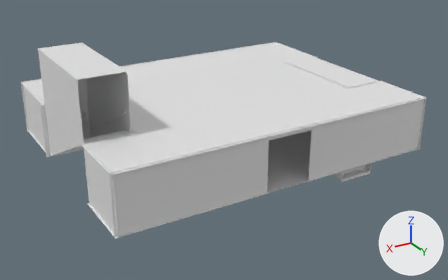
Before and after pictures for a commit that changed the glTF model client/public/assets/rooms/main-hall.gltf.
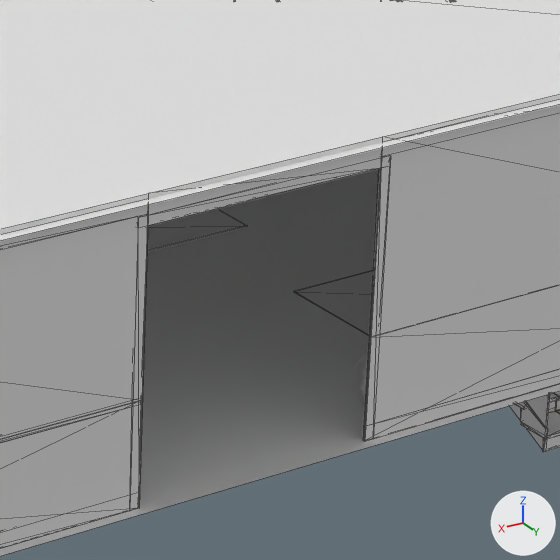
Each version is shown whole from a 50 mm lens placed at (16.57, 16.91, 14.02), pointed at (-0.06, -10.8, 0.16), then close up on the part from 54% to 77% of the width and 35% to 72% of the height. The axes (+X, +Y, +Z) are drawn at lower right. The lights are the same throughout. The last two pictures show the newer version. The close-ups show mesh edges as thin lines. Where no turn or scale is listed for an object, it has been applied to the vertices.

The first close-up shows 'arch_0_0', 'arch_0_1', 'ceiling_0', 'floor_0', 'over_0', 'panel_0', 'panel_2', 'rug_1', 'skirt_0', 'skirt_2', 'wall_0', 'wall_2' and 12 more.
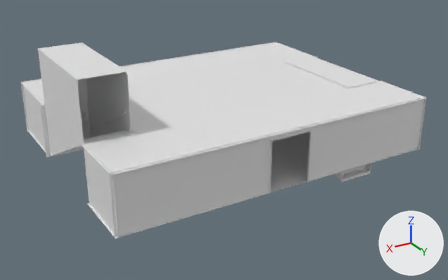
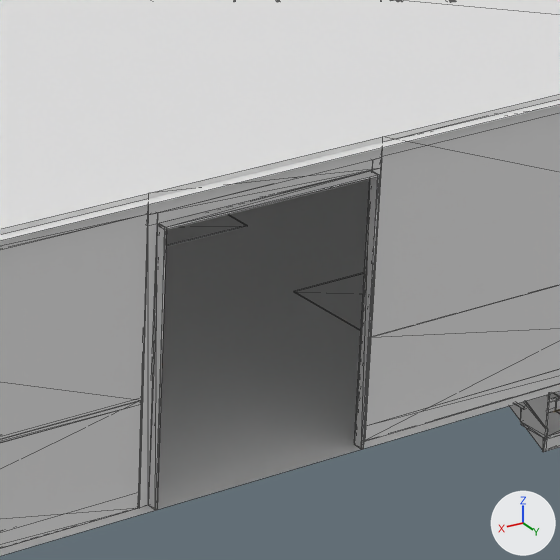
The change, as JSON lines over the scene's bpy script:
```json
{"op": "add", "block": "me_lining_0_head", "code": ["me_lining_0_head = bpy.data.meshes.new('lining_0_head')", "me_lining_0_head.from_pydata(...)  # a box spanning x -1.15..1.15, y -0.05..0.05, z -0.01..0.01", "me_lining_0_head.materials.append(mat_dark_paneled_wood_001)  # its picture is missing"]}
{"op": "add", "block": "me_lining_0_1", "code": ["me_lining_0_1 = bpy.data.meshes.new('lining_0_1')", "me_lining_0_1.from_pydata(...)  # a box spanning x -0.01..0.01, y -0.05..0.05, z -1.35..1.35", "me_lining_0_1.materials.append(mat_dark_paneled_wood_001)  # its picture is missing"]}
{"op": "add", "block": "me_lining_0_0", "code": ["me_lining_0_0 = bpy.data.meshes.new('lining_0_0')", "me_lining_0_0.from_pydata(...)  # a box spanning x -0.01..0.01, y -0.05..0.05, z -1.35..1.35", "me_lining_0_0.materials.append(mat_dark_paneled_wood_001)  # its picture is missing"]}
{"op": "set", "path": "ob_arch_0_0.location", "old": "(-1.3, -4.62, 1.4)", "new": "(-1.2, -4.62, 1.4)"}
{"op": "set", "path": "ob_arch_0_1.location", "old": "(1.3, -4.62, 1.4)", "new": "(1.2, -4.62, 1.4)"}
{"op": "add", "block": "ob_lining_0_head", "code": ["ob_lining_0_head = bpy.data.objects.new('lining_0_head', me_lining_0_head)", "ob_lining_0_head.location = (0.0, -4.55, 2.69)"]}
{"op": "add", "block": "ob_lining_0_1", "code": ["ob_lining_0_1 = bpy.data.objects.new('lining_0_1', me_lining_0_1)", "ob_lining_0_1.location = (1.14, -4.55, 1.35)"]}
{"op": "add", "block": "ob_lining_0_0", "code": ["ob_lining_0_0 = bpy.data.objects.new('lining_0_0', me_lining_0_0)", "ob_lining_0_0.location = (-1.14, -4.55, 1.35)"]}
```

Location of each change, [x1, y1, x2, y2] in pixels of the close-ups (560 x 560 px):
```json
{"object": "arch_0_1", "change": "moved", "before": [130, 215, 148, 511], "after": [139, 213, 158, 508]}
{"object": "arch_0_0", "change": "moved", "before": [363, 156, 391, 442], "after": [354, 158, 382, 442]}
{"object": "lining_0_1", "change": "added", "after": [148, 223, 167, 510]}
{"object": "lining_0_0", "change": "added", "after": [354, 171, 379, 449]}
{"object": "lining_0_head", "change": "added", "after": [160, 171, 378, 229]}
```
